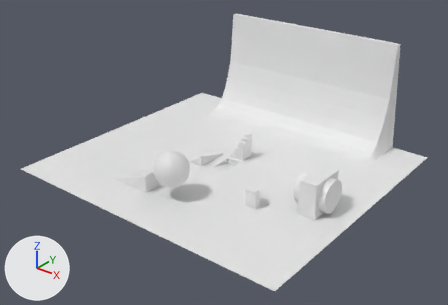
The glTF model maps/MovementTesting/MovementTesting.glb as it was, and as the next commit left it.
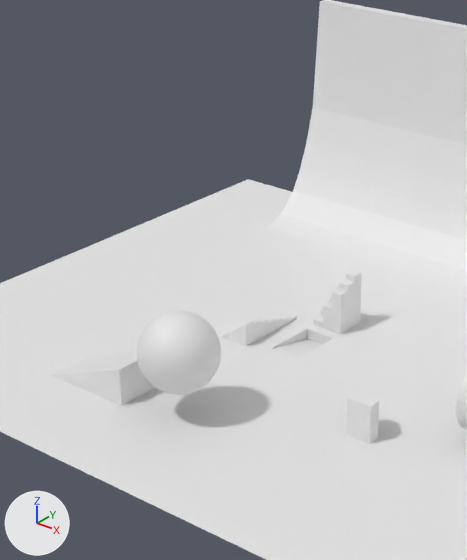
There are two pictures of each version: one whole from a camera (50 mm lens) standing at (130.2, -160.8, 102.2) and looking at (7.6, -7.4, 7.1), one close up on the part from 21% to 67% of the width and 5% to 85% of the height. Lighting does not change. The marker at lower left points along +X, +Y and +Z. Where no turn or scale is listed for an object, it has been applied to the vertices. Vertices at the same position are counted once.
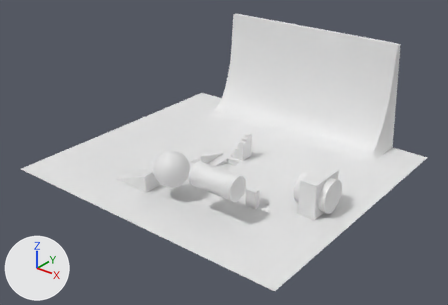
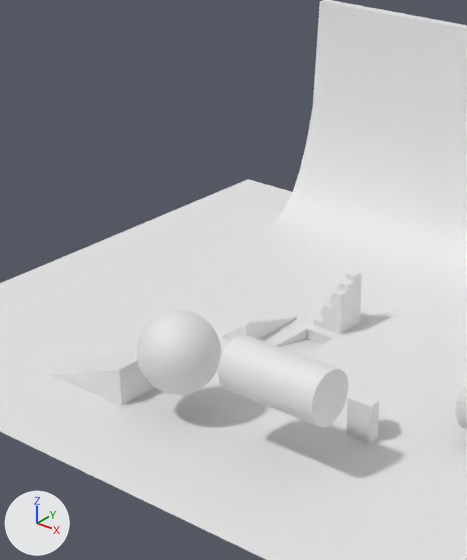
What differs and where, as boxes [x1, y1, x2, y2] in the close-ups (467 x 560 px):
part 1 of me_plane, added
    after: [218, 335, 348, 427]

The change in detail:
me_plane has 3912 vertices, 7608 faces and spans x -50.0..60.0, y -52.0..48.0, z -1.8..40.3.
me_plane is used by ob_plane; location (0.0, 0.0, 0.0).
me_plane part 1: a new loose piece, a 32-sided cylinder along x spanning x 16.7..32.7, y -36.2..-28.2, z 8.0..16.0.
